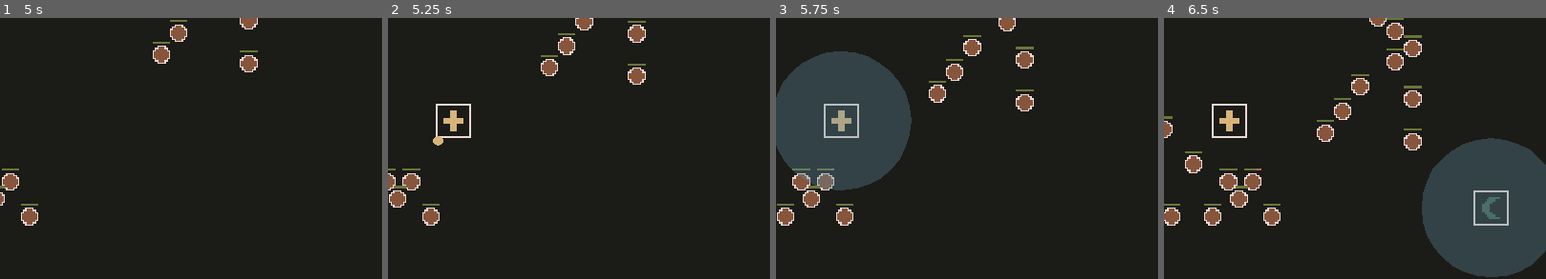
Above: before the commit, frames 1-4 (left to right).
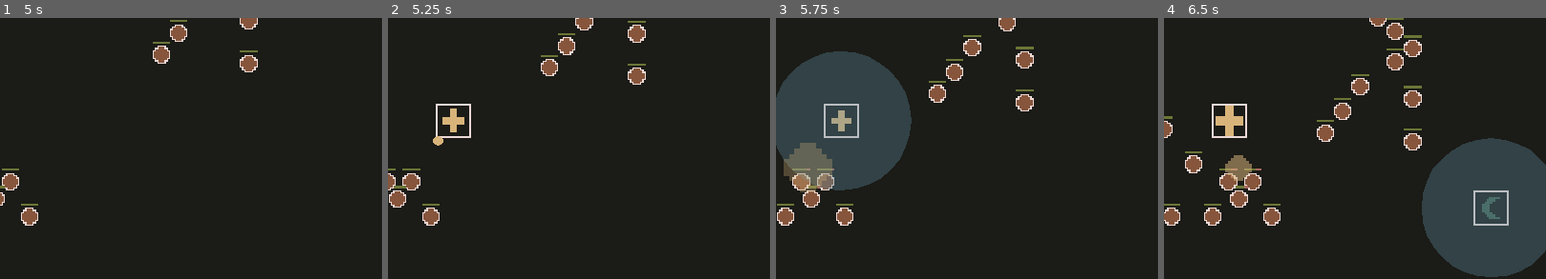
Above: after the commit, the same moments.

Repository: nolenroyalty/ReShape-TD
Game: Godot game, scene res://Main.tscn
Same seed, same stepped clock (60 frames per second), same inputs: the game is played once before the commit and once after it.
Inputs (mouse positions are % of the whole screen's width and height, from its top left):
- Up to frame 1 (5 s): click "Start" at 0.5 s; click "Got It!" at 1.25 s; click "Start" at 2 s; click (1, 55) at 2.77 s; move the mouse to (40, 47) at 3.52 s; hold Shift (continue_building) 3.53-4.28 s; hold U (upgrade_tower) from 3.53 s (still down); click (40, 47) at 3.67 s; move the mouse to (80, 65) at 4.27 s; tap R (reshape_tower) at 4.35 s; click (80, 65) at 4.42 s
- Up to frame 2 (5.25 s): move the mouse to (20, 35) at 5.02 s; release U (upgrade_tower) at 5.03 s; tap 1 (select_tower_1) at 5.1 s; click (20, 35) at 5.17 s
- Up to frame 3 (5.75 s): no input
- Up to frame 4 (6.5 s): move the mouse to (55, 50) at 5.77 s; tap 2 (select_tower_2) at 5.85 s; click (55, 50) at 5.92 s
The pictures show only the part of the screen within x 13-63%, y 17-67%; the shares and areas given below are measured in that part.

Frame 1 is identical in both runs. In frame 2, less than 0.1% of the frame differs, in the area x 14-20%, y 34-44%; in frame 3, 1.6%, in the area x 2-15%, y 47-67%; in frame 4, 0.7%.

Commit message:
sounds and animations

Diff:
--- /dev/null
+++ b/globals/GlobalAudioState.gd
@@ -0,0 +1,21 @@
+extends Node2D
+
+# Stops us from playing an overwhelming number of sound effects
+const explosion_frequency = 0.125
+const shoot_frequency = 0.01
+
+onready var explosion_timer = $ExplosionTimer
+onready var shoot_timer = $ShootTimer
+
+func _request_play(timer, threshold):
+	if timer.is_stopped():
+		timer.start(threshold)
+		return true
+	else:
+		return false
+
+func request_play_explosion():
+	return _request_play(explosion_timer, explosion_frequency)
+
+func request_play_shoot():
+	return _request_play(shoot_timer, shoot_frequency)
--- /dev/null
+++ b/globals/GlobalAudioState.tscn
@@ -0,0 +1,13 @@
+[gd_scene load_steps=2 format=2]
+
+[ext_resource path="res://globals/GlobalAudioState.gd" type="Script" id=1]
+
+[node name="GlobalAudio" type="Node2D"]
+script = ExtResource( 1 )
+
+[node name="ExplosionTimer" type="Timer" parent="."]
+wait_time = 0.15
+one_shot = true
+
+[node name="ShootTimer" type="Timer" parent="."]
+one_shot = true
--- a/project.godot
+++ b/project.godot
@@ -42,6 +42,7 @@
 U="*res://globals/Utilities.gd"
 Upgrades="*res://towers/Upgrades.gd"
 State="*res://globals/State.tscn"
+GlobalAudio="*res://globals/GlobalAudioState.tscn"
 
 [debug]
 
--- a/towers/Bullet.gd
+++ b/towers/Bullet.gd
@@ -3,11 +3,15 @@
 signal killed_creep
 
 enum S { NO_TARGET, MOVING_TO_TARGET, MOVING_IN_LAST_DIRECTION, EXPLODING, HIT_SOMETHING, BEGIN_FADING, FADING }
+
 
 const EXPLOSION_SPEED = 0.35
 const EXPLOSION_SIZE = 5.0
 # 40 (max diagonal across the buildable grid) * 16 (cell size)
 const MAX_DISTANCE_TRAVELED = 640.0
+const EXPLOSION_SOUND = preload("res://towers/sounds/explosion.wav")
+
+onready var audio = $AudioStreamPlayer
 
 var my_shape = null
 var my_stats = null
@@ -77,6 +81,11 @@
 	var closest = U.get_closest_creep(center, $ChainRange, already_hit)
 	return closest
 
+func maybe_play_explosion_sound():
+	if GlobalAudio.request_play_explosion():
+		audio.stream = EXPLOSION_SOUND
+		audio.volume_db = -20.0
+		audio.play()
 
 func explode():
 	var t = Tween.new()
@@ -95,6 +104,7 @@
 	t.interpolate_property($Hitbox/Shape, "shape:radius", null, final_radius, EXPLOSION_SPEED, Tween.TRANS_LINEAR, Tween.EASE_OUT)
 	add_child(t)
 	t.start()
+	maybe_play_explosion_sound()
 	yield(t, "tween_all_completed")
 	state = S.BEGIN_FADING
 
--- a/towers/Bullet.tscn
+++ b/towers/Bullet.tscn
@@ -40,3 +40,5 @@
 
 [node name="CollisionShape2D" type="CollisionShape2D" parent="ChainRange"]
 shape = SubResource( 3 )
+
+[node name="AudioStreamPlayer" type="AudioStreamPlayer" parent="."]
--- a/towers/Tower.gd
+++ b/towers/Tower.gd
@@ -7,11 +7,14 @@
 signal leveled_up
 signal killed
 
+const SHOOT_SOUND = preload("res://towers/sounds/shoot1.wav")
 var TowerRange = preload("res://towers/TowerRange.tscn")
 
 onready var shooting_range = $ShootingRange
 onready var generous_range = $GenerousRange
 onready var shot_timer = $ShotTimer
+onready var audio = $AudioStreamPlayer
+onready var animation_player = $AnimationPlayer
 
 var WAIT_TIME = 1.0
 
@@ -87,6 +90,12 @@
 func shooting_off_cooldown():
 	return shot_timer.is_stopped()
 
+func maybe_play_shoot_sound():
+	if GlobalAudio.request_play_shoot():
+		audio.stream = SHOOT_SOUND
+		audio.volume_db = -22.5
+		audio.play()
+
 func try_to_shoot():
 	if valid_target(target) and shooting_off_cooldown():
 		var projectile_count = Upgrades.projectiles(my_shape)
@@ -112,6 +121,8 @@
 			bullet.connect("killed_creep", self, "got_a_kill")
 			get_parent().add_child(bullet)
 
+		maybe_play_shoot_sound()
+		animation_player.play("shoot")
 		shot_timer.start(my_stats.ATTACK_SPEED)
 
 func refresh_range():
@@ -183,19 +194,16 @@
 	my_stats = Upgrades.IndividualTower.new()
 	gold_spent = Upgrades.tower_cost(my_shape)
 
-	var texture = null
-
 	match shape:
-		C.SHAPE.CROSS: texture = cross_tower
-		C.SHAPE.DIAMOND: texture = diamond_tower
-		C.SHAPE.CRESCENT: texture = crescent_tower
-
-	$Building.texture_normal = texture
+		C.SHAPE.CROSS: $Sprite.frame = 1
+		C.SHAPE.DIAMOND: $Sprite.frame = 2
+		C.SHAPE.CRESCENT: $Sprite.frame = 0
 
 	if Upgrades.generous(my_shape):
 		enable_generous()
 
 func handle_reshaped(shape, upgrade):
+	animation_player.play("Reshaped")
 	if shape == my_shape and upgrade == Upgrades.T.GENEROUS:
 		enable_generous()
 
@@ -207,4 +215,6 @@
 	shooting_range.connect("area_entered", self, "handle_creep_entered_range")
 	shooting_range.connect("area_exited", self, "handle_creep_left_range")
 	generous_range.connect("area_entered", self, "give_tower_generous")
+
 	var _ignore = $Building.connect("pressed", self, "pressed")
+	_ignore = Upgrades.connect("reshaped", self, "handle_reshaped")
--- a/towers/Tower.tscn
+++ b/towers/Tower.tscn
@@ -1,7 +1,9 @@
-[gd_scene load_steps=6 format=2]
+[gd_scene load_steps=11 format=2]
 
 [ext_resource path="res://towers/Tower.gd" type="Script" id=1]
 [ext_resource path="res://fonts/HelvetiPixel.ttf" type="DynamicFontData" id=2]
+[ext_resource path="res://towers/sprites/towerborder.png" type="Texture" id=3]
+[ext_resource path="res://ui/sprites/towericons.png" type="Texture" id=4]
 
 [sub_resource type="RectangleShape2D" id=1]
 extents = Vector2( 16, 16 )
@@ -14,13 +16,90 @@
 size = 8
 font_data = ExtResource( 2 )
 
+[sub_resource type="Animation" id=4]
+length = 0.001
+tracks/0/type = "value"
+tracks/0/path = NodePath("Sprite:scale")
+tracks/0/interp = 1
+tracks/0/loop_wrap = true
+tracks/0/imported = false
+tracks/0/enabled = true
+tracks/0/keys = {
+"times": PoolRealArray( 0 ),
+"transitions": PoolRealArray( 1 ),
+"update": 0,
+"values": [ Vector2( 1, 1 ) ]
+}
+tracks/1/type = "value"
+tracks/1/path = NodePath("ReShapedRect:modulate")
+tracks/1/interp = 1
+tracks/1/loop_wrap = true
+tracks/1/imported = false
+tracks/1/enabled = true
+tracks/1/keys = {
+"times": PoolRealArray( 0 ),
+"transitions": PoolRealArray( 1 ),
+"update": 0,
+"values": [ Color( 1, 1, 1, 0 ) ]
+}
+
+[sub_resource type="Animation" id=6]
+resource_name = "Reshaped"
+length = 0.75
+tracks/0/type = "value"
+tracks/0/path = NodePath("ReShapedRect:modulate")
+tracks/0/interp = 2
+tracks/0/loop_wrap = true
+tracks/0/imported = false
+tracks/0/enabled = true
+tracks/0/keys = {
+"times": PoolRealArray( 0, 0.4, 0.75 ),
+"transitions": PoolRealArray( 1, 1, 1 ),
+"update": 0,
+"values": [ Color( 1, 1, 1, 0 ), Color( 1, 1, 1, 0.882353 ), Color( 1, 1, 1, 0 ) ]
+}
+
+[sub_resource type="Animation" id=5]
+resource_name = "shoot"
+length = 0.5
+tracks/0/type = "method"
+tracks/0/path = NodePath("Sprite")
+tracks/0/interp = 1
+tracks/0/loop_wrap = true
+tracks/0/imported = false
+tracks/0/enabled = true
+tracks/0/keys = {
+"times": PoolRealArray(  ),
+"transitions": PoolRealArray(  ),
+"values": [  ]
+}
+tracks/1/type = "value"
+tracks/1/path = NodePath("Sprite:scale")
+tracks/1/interp = 2
+tracks/1/loop_wrap = true
+tracks/1/imported = false
+tracks/1/enabled = true
+tracks/1/keys = {
+"times": PoolRealArray( 0, 0.2, 0.5 ),
+"transitions": PoolRealArray( 1, 1, 1 ),
+"update": 0,
+"values": [ Vector2( 1, 1 ), Vector2( 1.5, 1.5 ), Vector2( 1, 1 ) ]
+}
+
 [node name="Tower" type="Node2D" groups=["tower"]]
 script = ExtResource( 1 )
 
+[node name="Sprite" type="Sprite" parent="."]
+position = Vector2( 16, 16 )
+texture = ExtResource( 4 )
+hframes = 3
+
 [node name="Building" type="TextureButton" parent="."]
 mouse_filter = 1
+texture_normal = ExtResource( 3 )
 
 [node name="Bounds" type="Area2D" parent="."]
+visible = false
 collision_layer = 65
 collision_mask = 0
 
@@ -29,6 +108,7 @@
 shape = SubResource( 1 )
 
 [node name="ShootingRange" type="Area2D" parent="."]
+visible = false
 collision_layer = 0
 collision_mask = 2
 
@@ -37,6 +117,7 @@
 shape = SubResource( 2 )
 
 [node name="GenerousRange" type="Area2D" parent="."]
+visible = false
 collision_layer = 0
 
 [node name="CollisionShape2D" type="CollisionShape2D" parent="GenerousRange"]
@@ -55,3 +136,16 @@
 margin_bottom = 37.0
 custom_fonts/font = SubResource( 3 )
 text = "5"
+
+[node name="AudioStreamPlayer" type="AudioStreamPlayer" parent="."]
+
+[node name="AnimationPlayer" type="AnimationPlayer" parent="."]
+anims/RESET = SubResource( 4 )
+anims/Reshaped = SubResource( 6 )
+anims/shoot = SubResource( 5 )
+
+[node name="ReShapedRect" type="ColorRect" parent="."]
+modulate = Color( 1, 1, 1, 0 )
+margin_right = 32.0
+margin_bottom = 32.0
+mouse_filter = 2
--- a/towers/Upgrades.gd
+++ b/towers/Upgrades.gd
@@ -23,7 +23,7 @@
 class Stats extends Node:
 	var upgrades = []
 	var CHILLS = false
-	var EXPLODES = false
+	var EXPLODES = true
 # 	var BURNING_GROUND = false
 	var PIERCES = 0
 	var CHAINS = 0
Not shown, added: towers/sounds/explosion.wav.import
Not shown, added: towers/sounds/explosion2.wav.import
Not shown, added: towers/sounds/shoot1.wav.import
Binary file added: towers/sprites/towerborder.png
Not shown, added: towers/sprites/towerborder.png.import
Not shown, added: towers/sounds/explosion.wav
Not shown, added: towers/sounds/explosion2.wav
Not shown, added: towers/sounds/shoot1.wav
